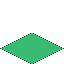
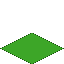
The second 64 × 64 image is a revision of the first. Changes to its layers:
painted on "plains-sliced_17.png" over 0, 33, 64, 64
